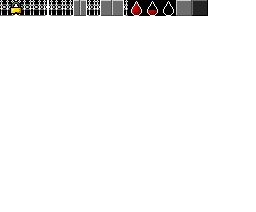
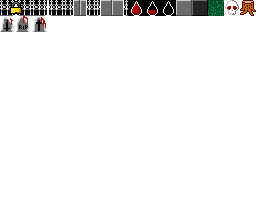
Two versions of the same layered image (256 x 212). Layer-by-layer changes:
added layer "tumba anticristo" above "tumba rip" over [0, 17, 14, 32]
added layer "tumba rip" above "tumba cruz" over [16, 16, 30, 32]
added layer "tumba cruz" above "tocon 16x16" over [32, 17, 47, 32]
added layer "tocon 16x16" above "calavera" over [240, 0, 256, 16]
added layer "calavera" above "verja candado #1" over [225, 0, 239, 15]
added layer "cesped" over [208, 0, 224, 16]
